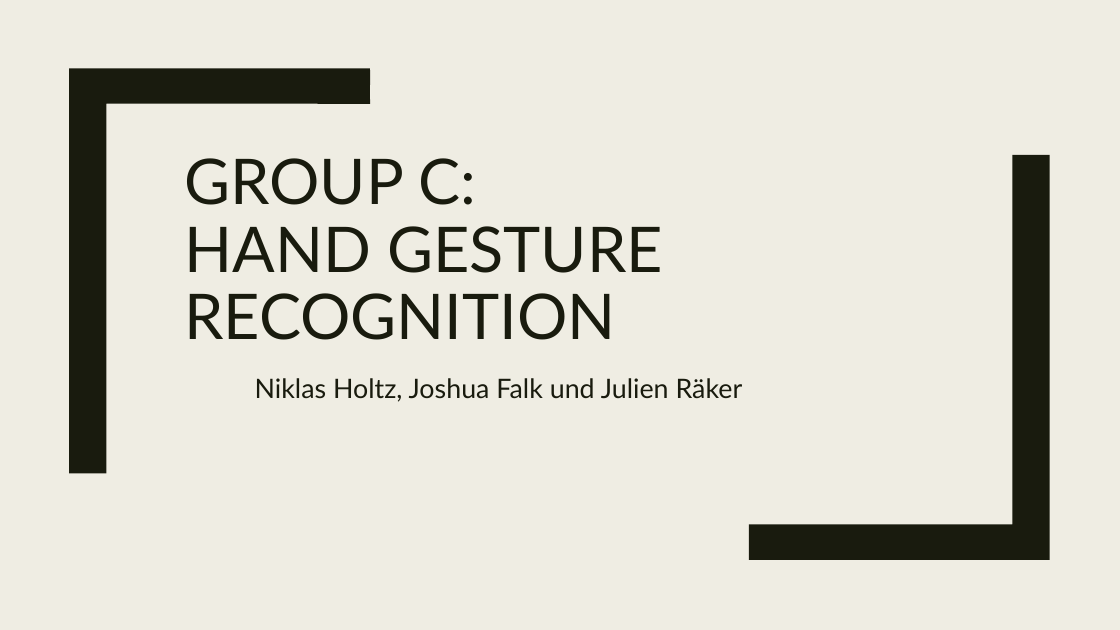
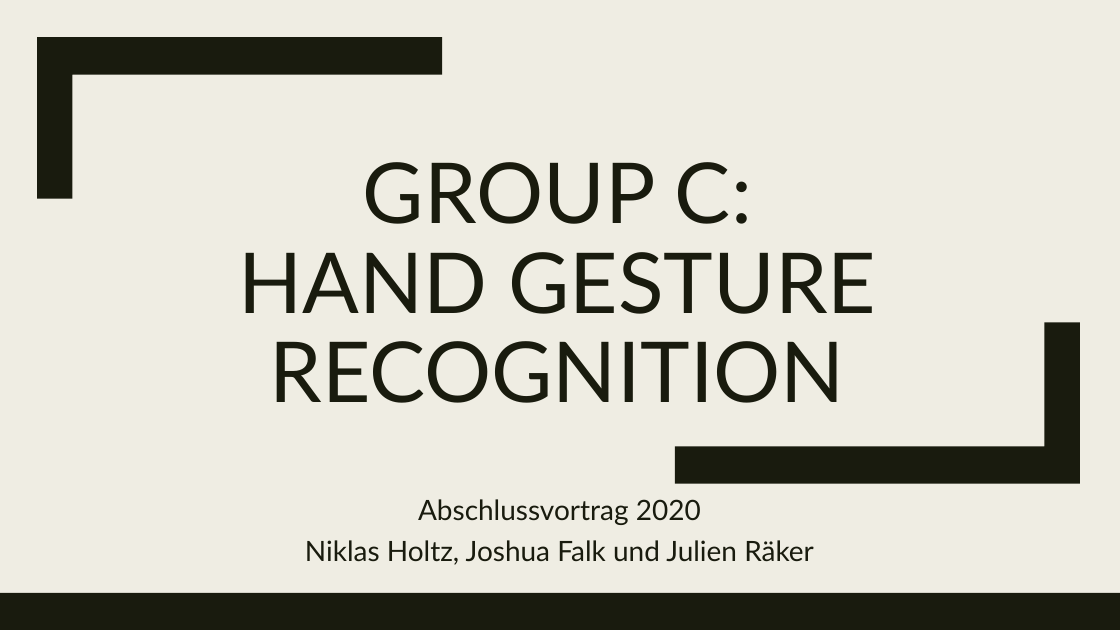
Before and after one commit to uol-mediaprocessing-201920/group-projects-hand-gesture, a slide deck: slide 1 of gesture_recognition.pptx. Drawn at 1120x630 pixels with LibreOffice and Linux fonts; fonts in the diff are those of the drawing. Boxes give left, top, right and bottom in pixels: in the first picture for what was removed or moved away, otherwise in the second. Text is boxed around its words. In the diff, an @@ line names an element or a change of style, - is before the commit and + after.

```diff
--- a/gesture_recognition.pptx
+++ b/gesture_recognition.pptx
@@ rectangle added at [0, 0, 1120, 630], fill #EFEDE3 @@
@@ freeform shape added at [37, 37, 442, 198], fill #191B0E @@
@@ freeform shape removed at [69, 68, 370, 473] @@
@@ title "GROUP C: HAND GESTURE RECOGNITION": place and size @@
-title "GROUP C: HAND GESTURE RECOGNITION" at [184, 158, 663, 340]
+title "GROUP C: HAND GESTURE RECOGNITION" at [238, 162, 877, 403]
@@ title "GROUP C: HAND GESTURE RECOGNITION" at [238, 162, 877, 403]: size 54 to 72 pt; alignment left to centre @@
@@ freeform shape removed at [749, 155, 1050, 560] @@
@@ freeform shape added at [676, 323, 1081, 484], fill #191B0E @@
@@ subtitle "Abschlussvortrag 2020": place and size @@
-subtitle "Abschlussvortrag 2020" at [255, 378, 743, 402]
+subtitle "Abschlussvortrag 2020" at [305, 499, 814, 565]
@@ subtitle at [418, 499, 701, 525]: paragraph added @@
+Abschlussvortrag 2020
@@ subtitle at [305, 540, 814, 565]: size 23 to 24 pt in "Niklas Holtz, Joshua Falk und Julien Räker"; alignment left to centre; line spacing 1.12 to 1.02; more space between paragraphs @@
@@ rectangle added at [0, 593, 1120, 630], fill #191B0E @@
```
Also in this commit, not shown: 10 other slides changed, 10 slides added, 6 slides removed.
